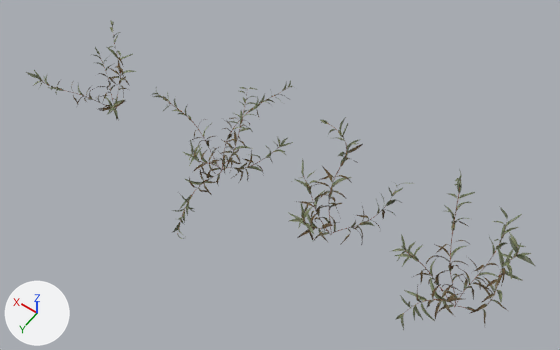
Renders of the glTF model red-valve/assets/3d_model/polyhaven/shrub_02/shrub_02_1k.gltf from each side of a commit.
The view is the same before and after, from a 50 mm lens placed at (-2.34, 4.27, 7.24), pointed at (0.66, 0.08, 0.64). Every picture has the same lights, and +X, +Y and +Z are marked at lower left. The first picture is the older version. Where no turn or scale is listed for an object, it has been applied to the vertices.

Names of what the first picture shows: 'shrub_02_a', 'shrub_02_b', 'shrub_02_c', 'shrub_02_d'.
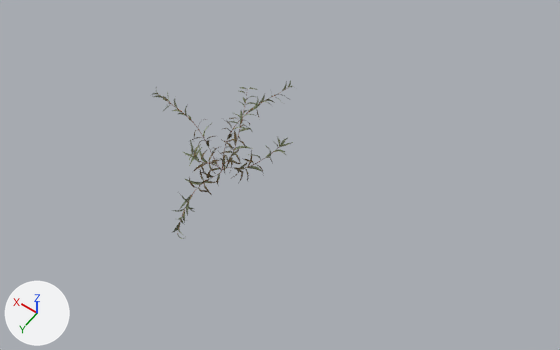
Changed parts and their boxes (x1, y1, x2, y2) in the pictures (560 x 350 px):
'shrub_02_a', deleted: before (392, 168, 535, 331)
'shrub_02_b', deleted: before (288, 117, 411, 245)
'shrub_02_d', deleted: before (26, 20, 136, 120)

The change, as a diff of the scene's bpy script:
```diff
--- a/red-valve/assets/3d_model/polyhaven/shrub_02/shrub_02_1k.gltf.py
+++ b/red-valve/assets/3d_model/polyhaven/shrub_02/shrub_02_1k.gltf.py
@@ ob_shrub_02_a @@
-ob_shrub_02_a = bpy.data.objects.new('shrub_02_a', me_plane_024)
-ob_shrub_02_a.location = (-1.548, 0.021, -0.005)
@@ ob_shrub_02_b @@
-ob_shrub_02_b = bpy.data.objects.new('shrub_02_b', me_plane_029)
-ob_shrub_02_b.location = (0.001, 0.017, -0.006)
@@ ob_shrub_02_d @@
-ob_shrub_02_d = bpy.data.objects.new('shrub_02_d', me_plane_036)
-ob_shrub_02_d.location = (3.259, 0.005, -0.005)
```
